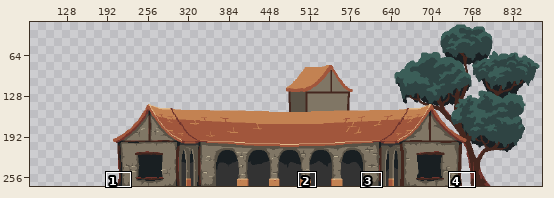
Two states of a pixel-art file, Assets/Artwork/Buildings/BarracksOutside.aseprite. The picture above shows the old version from afar; the outline marks the close-up.
Close-up. Before the commit:
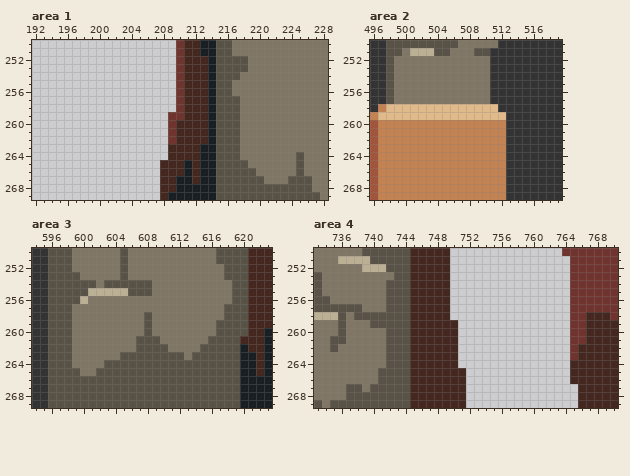
960x270 pixels, 1 frame. Shown: area 1: x 192..228, y 250..269; area 2: x 496..519, y 250..269; area 3: x 594..623, y 250..269; area 4: x 733..770, y 250..269. The wide view leaves out empty margins. The commit also changed other parts of the picture, which this record leaves out.
The result:
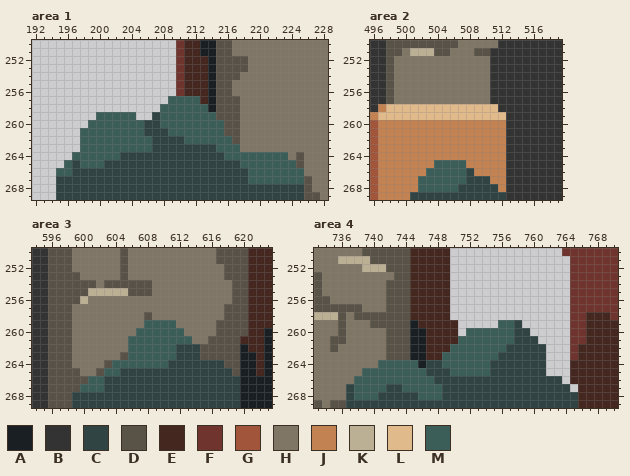
Palette (. is transparent): A #191f22  B #333333  C #2f4443  D #595246  E #44271f  F #6f342d  G #a1563c  H #807665  J #c38252  K #bbb094  L #e0ba8b  M #3b5e58
From old to new:
layer "Addons" now shown
Changed rows in their new state; - is an unchanged pixel.
Area 1, layer "Addons":
first column x 195:
257 --------------MMMM-------------
258 -------------MMMMMM------------
259 -----MMMMM--CMMMMMMM-----------
260 ----MMMMMMMCCMMMMMMMM----------
261 ---MMMMMMMMCCCMMMMMMM----------
262 ---MMMMMMMMMCCCCMMMMMM---------
263 ---MMMMMMMMMCCCCCCCCMMM--------
264 --MMMMMMCCCCCCCCCCCCCMMMMMMMM--
265 -MCMMMCCCCCCCCCCCCCCCCCMMMMMMM-
266 MMCCCCCCCCCCCCCCCCCCCCCCMMMMMMM
267 CCCCCCCCCCCCCCCCCCCCCCCCMMMMMMM
268 CCCCCCCCCCCCCCCCCCCCCCCCCCCCCCC
269 CCCCCCCCCCCCCCCCCCCCCCCCCCCCCCC
Area 2, layer "Addons":
first column x 501:
265 ---MMMM-----
266 --MMMMMC----
267 -MMMMMMCCC--
268 -MMMMMCCCCC-
269 CCCCCCCCCCCC
Area 3, layer "Addons":
first column x 599:
259 ---------MMMM--------
260 --------MMMMMM-------
261 -------MMMMMMMM------
262 -------MMMMMMCCC-----
263 -------MMMMMMCCC-----
264 -----MMMMMMMCCCCCCC--
265 ----MMCCCCCCCCCCCCCC-
266 --MMCCCCCCCCCCCCCCCCC
267 -MMMCCCCCCCCCCCCCCCCC
268 CCCCCCCCCCCCCCCCCCCCC
269 CCCCCCCCCCCCCCCCCCCCC
Area 4, layers "Addons", "Building":
first column x 737:
259 --------A----------MMC-------
260 --------AA-----MMMMMMCC------
261 --------AA----MMMMMMMCCC-----
262 --------AA---MMMMMMMCCCCC----
263 --------AA--MMMMMMMCCCCCC----
264 ----MMMMMACCMMMMMMCCCCCCC----
265 --MMMMMMMMCCCMMMMMCCCCCCC----
266 -MMMMMMMMMMCCCCCCCCCCCCCCCC--
267 CMMMMCCMMMMMCCCCCCCCCCCCCCCC-
268 CMMMCCCCCMMMCCCCCCCCCCCCCCCCC
269 CCCCCCCCCCCCCCCCCCCCCCCCCCCCC
